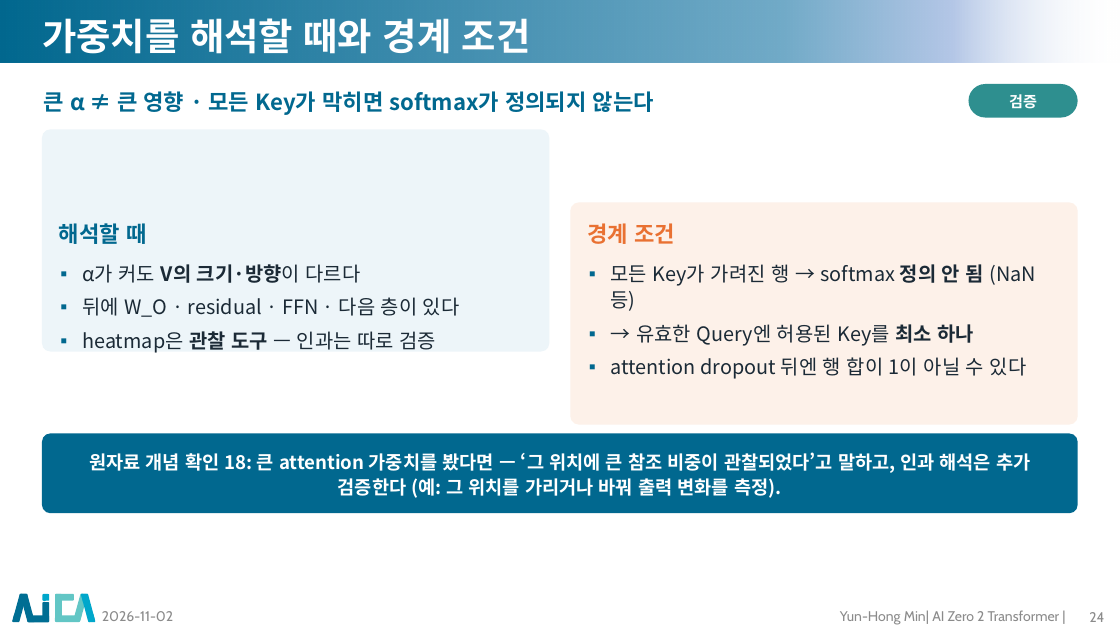
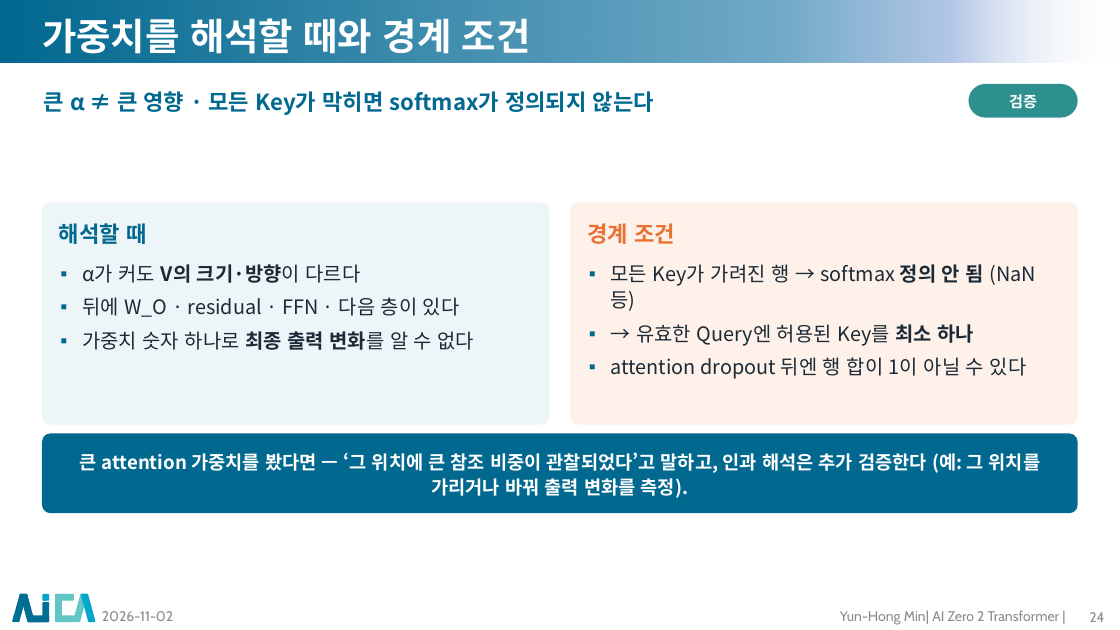
Before and after one commit to myunhh/AI-Zero-2-Transformers, a slide deck: slide 24 of lectures/week05_attention.pptx. Drawn at 1120x630 pixels with LibreOffice and Linux fonts; fonts in the diff are those of the drawing; background and template pictures are left out. Boxes give left, top, right and bottom in pixels: in the first picture for what was removed or moved away, otherwise in the second. Text is boxed around its words. In the diff, an @@ line names an element or a change of style, - is before the commit and + after.

```diff
--- a/lectures/week05_attention.pptx
+++ b/lectures/week05_attention.pptx
@@ rounded rectangle: place and size @@
-rounded rectangle at bbox=[42, 129, 549, 351]
+rounded rectangle at bbox=[42, 202, 549, 424]
@@ text at bbox=[82, 331, 475, 350]: text changed @@
-▪ heatmap은 관찰 도구 — 인과는 따로 검증
+▪ 가중치 숫자 하나로 최종 출력 변화를 알 수 없다
@@ text in rounded rectangle at bbox=[79, 452, 1040, 498]: text changed @@
-원자료 개념 확인 18: 큰 attention 가중치를 봤다면 — ‘그 위치에 큰 참조 비중이 관찰되었다’고 말하고, 인과 해석은 추가 검증한다 (예: 그 위치를 가리거나 바꿔 출력 변화를 측정).
+큰 attention 가중치를 봤다면 — ‘그 위치에 큰 참조 비중이 관찰되었다’고 말하고, 인과 해석은 추가 검증한다 (예: 그 위치를 가리거나 바꿔 출력 변화를 측정).
```
Also in this commit, not shown: 32 other slides changed, 12 other files.
